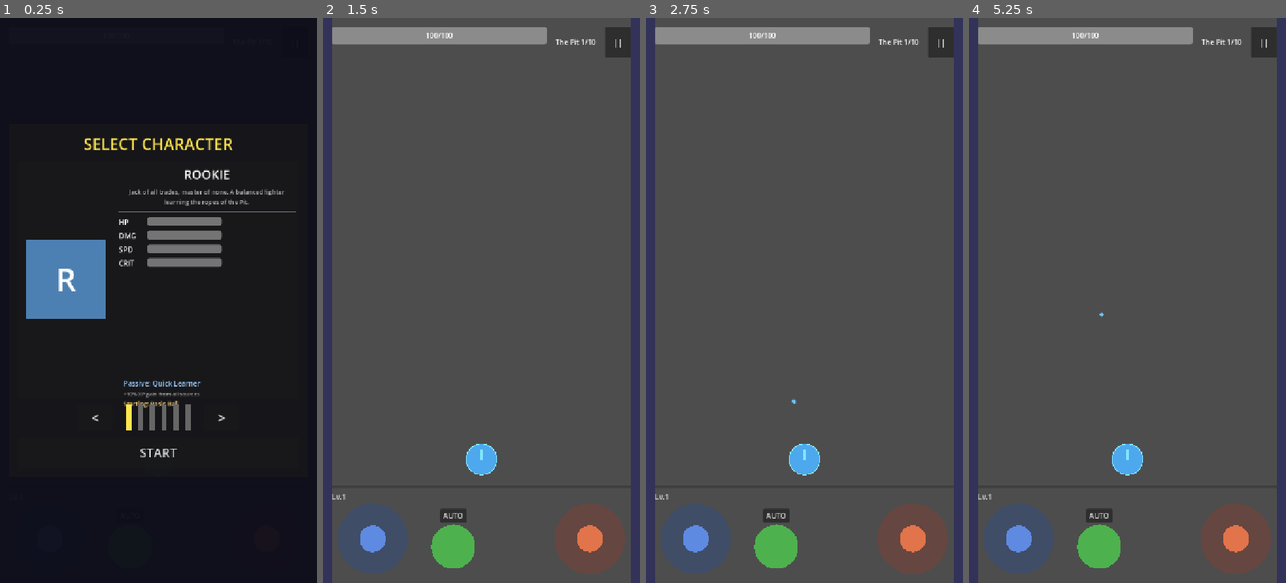
Above: before the commit, frames 1-4 (left to right).
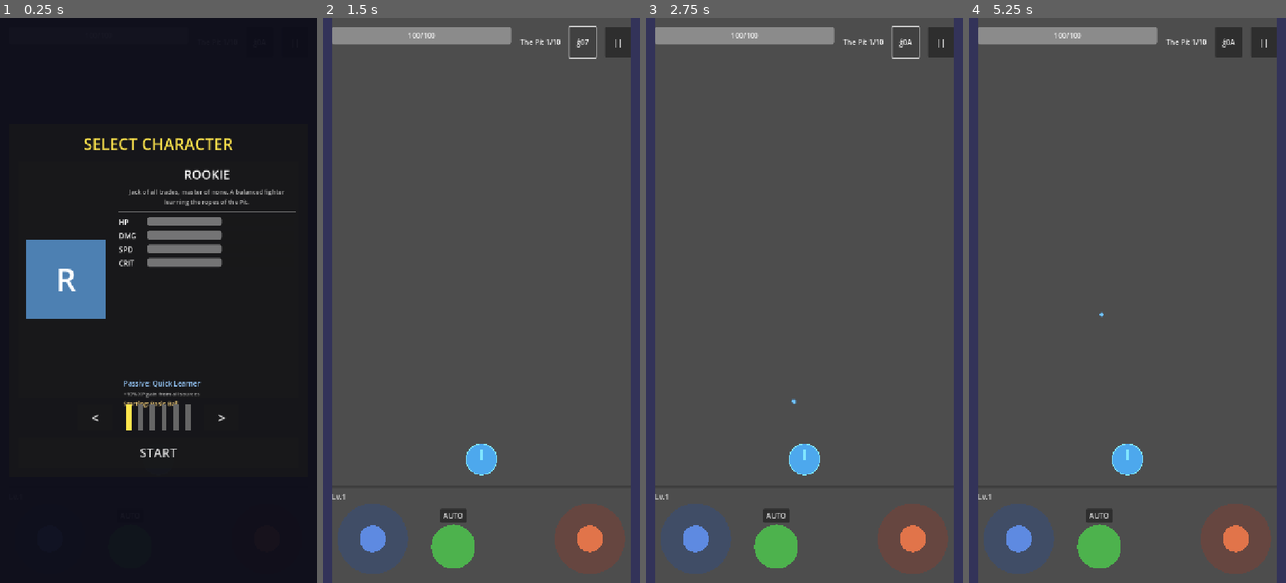
Above: after the commit, the same moments.

Repository: Randroids-Dojo/GoPit
Game: Godot game, scene res://scenes/game.tscn
Same seed, same stepped clock (60 frames per second), same inputs: the game is played once before the commit and once after it.
Inputs (mouse positions are in pixels of both pictures, inside the frame that each line leads up to):
- Up to frame 1 (0.25 s): no input
- Up to frame 2 (1.5 s): click "START" at 0.5 s; click (582, 40) at 1.25 s, where only the run after the commit has a clickable "ǵ0A"
- Up to frame 3 (2.75 s): click (905, 40) at 2 s, where only the run after the commit has a clickable "ǵ07"
- Up to frame 4 (5.25 s): click "||" at 2.75 s; click "Sound: ON" at 3.5 s; click "Sound: OFF" at 4.25 s; click "Resume" at 5 s

The runs differ from the first frame. In frame 2, 0.6% of the frame differs, in the area x 26-87%, y 1-8%; in frame 3, 0.6%; in frame 4, 0.9%, in the area x 26-87%, y 1-7%.

Commit message:
Add audio settings with volume controls
- Add audio bus layout (Master, SFX, Music) for separate volume control
- Add master_volume, sfx_volume, music_volume properties to SoundManager
- Add quick mute button to HUD (speaker icon in top bar)
- Update MusicManager to use Music bus instead of Master
- Persist audio settings to user://audio_settings.save
- Add integration tests for audio settings system

Players can now:
- Toggle mute via HUD speaker button or pause menu
- Control volume via SoundManager.set_master_volume/sfx/music
- Settings persist across sessions

Diff:
--- /dev/null
+++ b/default_bus_layout.tres
@@ -0,0 +1,15 @@
+[gd_resource type="AudioBusLayout" format=3]
+
+[resource]
+bus/1/name = &"SFX"
+bus/1/solo = false
+bus/1/mute = false
+bus/1/bypass_fx = false
+bus/1/volume_db = 0.0
+bus/1/send = &"Master"
+bus/2/name = &"Music"
+bus/2/solo = false
+bus/2/mute = false
+bus/2/bypass_fx = false
+bus/2/volume_db = 0.0
+bus/2/send = &"Master"
--- a/project.godot
+++ b/project.godot
@@ -48,3 +48,7 @@
 
 renderer/rendering_method="gl_compatibility"
 renderer/rendering_method.mobile="gl_compatibility"
+
+[audio]
+
+buses/default_bus_layout="res://default_bus_layout.tres"
--- a/scenes/game.tscn
+++ b/scenes/game.tscn
@@ -140,6 +140,10 @@
 text = "Wave 1"
 horizontal_alignment = 2
 
+[node name="MuteButton" type="Button" parent="UI/HUD/TopBar"]
+custom_minimum_size = Vector2(60, 60)
+layout_mode = 2
+
 [node name="PauseButton" type="Button" parent="UI/HUD/TopBar"]
 custom_minimum_size = Vector2(60, 60)
 layout_mode = 2
--- a/scripts/autoload/music_manager.gd
+++ b/scripts/autoload/music_manager.gd
@@ -32,17 +32,17 @@
 
 func _setup_players() -> void:
 	_bass_player = AudioStreamPlayer.new()
-	_bass_player.bus = "Master"
+	_bass_player.bus = "Music"
 	_bass_player.volume_db = -8.0
 	add_child(_bass_player)
 
 	_drum_player = AudioStreamPlayer.new()
-	_drum_player.bus = "Master"
+	_drum_player.bus = "Music"
 	_drum_player.volume_db = -6.0
 	add_child(_drum_player)
 
 	_melody_player = AudioStreamPlayer.new()
-	_melody_player.bus = "Master"
+	_melody_player.bus = "Music"
 	_melody_player.volume_db = -10.0
 	add_child(_melody_player)
 
--- a/scripts/autoload/sound_manager.gd
+++ b/scripts/autoload/sound_manager.gd
@@ -1,11 +1,35 @@
 extends Node
 ## SoundManager autoload - plays placeholder sounds using procedural audio
+## Manages audio settings (volume, mute) with persistence
 
 var _players: Array[AudioStreamPlayer] = []
 const MAX_PLAYERS := 8
 const SAMPLE_RATE := 44100.0
-
-# Mute state
+const SETTINGS_PATH := "user://audio_settings.save"
+
+# Audio settings
+var master_volume: float = 1.0:
+	set(value):
+		master_volume = clampf(value, 0.0, 1.0)
+		_apply_bus_volume(0, master_volume)  # Master bus index 0
+		_save_settings()
+
+var sfx_volume: float = 1.0:
+	set(value):
+		sfx_volume = clampf(value, 0.0, 1.0)
+		var sfx_idx := AudioServer.get_bus_index("SFX")
+		if sfx_idx >= 0:
+			_apply_bus_volume(sfx_idx, sfx_volume)
+		_save_settings()
+
+var music_volume: float = 1.0:
+	set(value):
+		music_volume = clampf(value, 0.0, 1.0)
+		var music_idx := AudioServer.get_bus_index("Music")
+		if music_idx >= 0:
+			_apply_bus_volume(music_idx, music_volume)
+		_save_settings()
+
 var is_muted: bool = false:
 	set(value):
 		is_muted = value
@@ -44,30 +68,80 @@
 	_load_settings()
 	for i in MAX_PLAYERS:
 		var player := AudioStreamPlayer.new()
-		player.bus = "Master"
+		player.bus = "SFX"  # Use SFX bus for sound effects
 		add_child(player)
 		_players.append(player)
 
 
+func _apply_bus_volume(bus_idx: int, volume: float) -> void:
+	## Convert linear volume (0.0-1.0) to decibels and apply to bus
+	if volume <= 0.0:
+		AudioServer.set_bus_volume_db(bus_idx, -80.0)  # Effectively silent
+	else:
+		AudioServer.set_bus_volume_db(bus_idx, linear_to_db(volume))
+
+
+func set_master_volume(value: float) -> void:
+	master_volume = value
+
+
+func set_sfx_volume(value: float) -> void:
+	sfx_volume = value
+
+
+func set_music_volume(value: float) -> void:
+	music_volume = value
+
+
 func toggle_mute() -> void:
 	is_muted = !is_muted
 
 
 func _save_settings() -> void:
-	var data := {"muted": is_muted}
-	var file := FileAccess.open("user://audio_settings.save", FileAccess.WRITE)
+	var data := {
+		"muted": is_muted,
+		"master": master_volume,
+		"sfx": sfx_volume,
+		"music": music_volume
+	}
+	var file := FileAccess.open(SETTINGS_PATH, FileAccess.WRITE)
 	if file:
 		file.store_string(JSON.stringify(data))
 
 
 func _load_settings() -> void:
-	if FileAccess.file_exists("user://audio_settings.save"):
-		var file := FileAccess.open("user://audio_settings.save", FileAccess.READ)
-		if file:
-			var data = JSON.parse_string(file.get_as_text())
-			if data and data.has("muted"):
-				is_muted = data["muted"]
-				AudioServer.set_bus_mute(0, is_muted)
+	if not FileAccess.file_exists(SETTINGS_PATH):
+		return
+
+	var file := FileAccess.open(SETTINGS_PATH, FileAccess.READ)
+	if not file:
+		return
+
+	var data = JSON.parse_string(file.get_as_text())
+	if not data:
+		return
+
+	# Load and apply settings without triggering save (use backing fields)
+	if data.has("muted"):
+		is_muted = data["muted"]
+	if data.has("master"):
+		master_volume = data["master"]
+	if data.has("sfx"):
+		sfx_volume = data["sfx"]
+	if data.has("music"):
+		music_volume = data["music"]
+
+	# Apply loaded settings to audio buses
+	AudioServer.set_bus_mute(0, is_muted)
+	_apply_bus_volume(0, master_volume)
+
+	var sfx_idx := AudioServer.get_bus_index("SFX")
+	if sfx_idx >= 0:
+		_apply_bus_volume(sfx_idx, sfx_volume)
+
+	var music_idx := AudioServer.get_bus_index("Music")
+	if music_idx >= 0:
+		_apply_bus_volume(music_idx, music_volume)
 
 
 func play(sound_type: SoundType) -> void:
--- a/scripts/ui/hud.gd
+++ b/scripts/ui/hud.gd
@@ -4,6 +4,7 @@
 @onready var hp_bar: ProgressBar = $TopBar/HPBar
 @onready var hp_label: Label = $TopBar/HPBar/HPLabel
 @onready var wave_label: Label = $TopBar/WaveLabel
+@onready var mute_button: Button = $TopBar/MuteButton
 @onready var pause_button: Button = $TopBar/PauseButton
 @onready var xp_bar: ProgressBar = $XPBarContainer/XPBar
 @onready var level_label: Label = $XPBarContainer/LevelLabel
@@ -11,6 +12,10 @@
 
 var pause_overlay: CanvasLayer
 var _combo_tween: Tween
+
+# Speaker icons (using Unicode)
+const SPEAKER_ON := "\U0001F50A"  # Speaker with sound waves
+const SPEAKER_OFF := "\U0001F507"  # Muted speaker
 
 
 func _ready() -> void:
@@ -25,6 +30,11 @@
 	# Get reference to pause overlay
 	pause_overlay = get_node_or_null("../PauseOverlay")
 
+	# Connect mute button
+	if mute_button:
+		mute_button.pressed.connect(_on_mute_pressed)
+		_update_mute_button()
+
 	# Connect pause button
 	if pause_button:
 		pause_button.pressed.connect(_on_pause_pressed)
@@ -32,6 +42,16 @@
 	# Connect to GameManager signals
 	GameManager.state_changed.connect(_on_state_changed)
 	GameManager.combo_changed.connect(_on_combo_changed)
+
+
+func _on_mute_pressed() -> void:
+	SoundManager.toggle_mute()
+	_update_mute_button()
+
+
+func _update_mute_button() -> void:
+	if mute_button:
+		mute_button.text = SPEAKER_OFF if SoundManager.is_muted else SPEAKER_ON
 
 
 func _on_pause_pressed() -> void:
Not shown, added: tests/test_audio_settings.py
